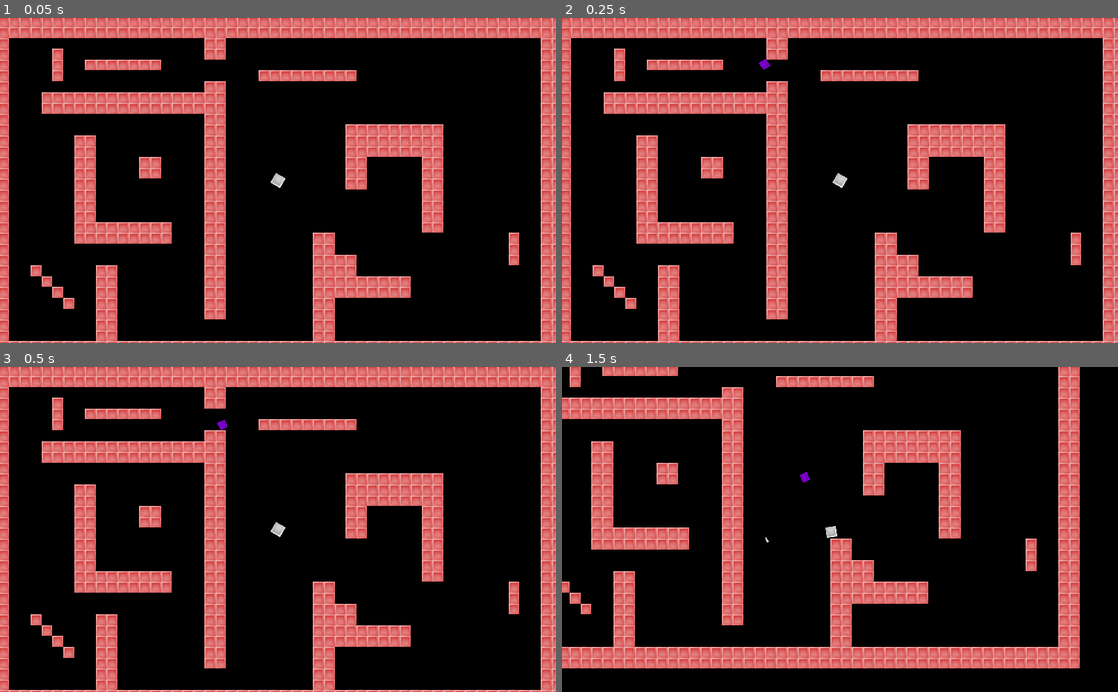
Above: before the commit, frames 1-4 (two rows, left to right).
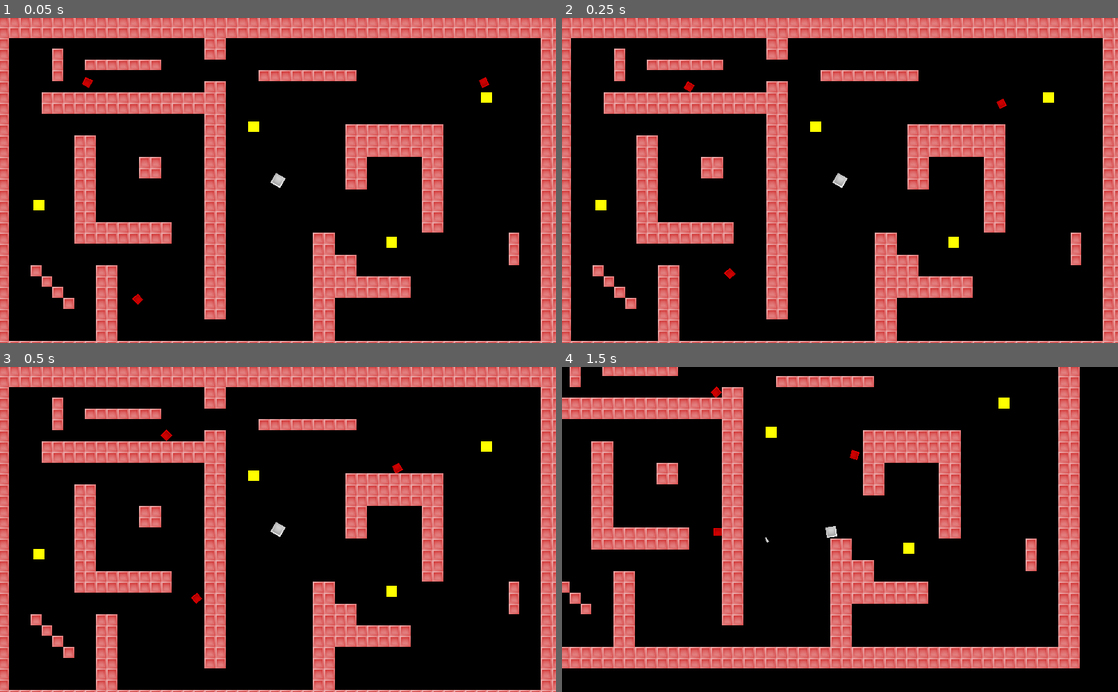
Above: after the commit, the same moments.

Repository: kawzar/pv3-actividad-2
Game: Godot game, scene res://main.tscn
Same seed, same stepped clock (60 frames per second), same inputs: the game is played once before the commit and once after it.
Inputs (mouse positions are in pixels of both pictures, inside the frame that each line leads up to):
- Up to frame 1 (0.05 s): no input
- Up to frame 2 (0.25 s): no input
- Up to frame 3 (0.5 s): no input
- Up to frame 4 (1.5 s): move the mouse to (962, 513) at 0.52 s; hold Right (move_right) 0.53-1.28 s; hold Down (move_bottom) 0.53-1.28 s; move the mouse to (728, 545) at 1.27 s; hold Left (move_left) from 1.28 s (still down); click (728, 545) at 1.35 s

The runs differ from the first frame. In frame 1, 0.4% of the frame differs, in the area x 6-89%, y 18-89%; in frame 2, 0.4%; in frame 3, 0.4%, in the area x 6-89%, y 16-73%; in frame 4, 0.3%.

Commit message:
Add obstacle

Diff:
--- a/bullet/Bullet.gd
+++ b/bullet/Bullet.gd
@@ -1,4 +1,6 @@
 extends RigidBody2D
 
 func _on_Bullet_body_entered(body):
-	queue_free()
+
+	if "TileSet" in body.name:
+		queue_free()
--- a/bullet/Bullet.tscn
+++ b/bullet/Bullet.tscn
@@ -6,6 +6,8 @@
 [sub_resource type="RectangleShape2D" id=1]
 
 [node name="Bullet" type="RigidBody2D"]
+continuous_cd = 1
+contact_monitor = true
 script = ExtResource( 2 )
 
 [node name="Sprite" type="Sprite" parent="."]
--- a/enemy/Enemy.tscn
+++ b/enemy/Enemy.tscn
@@ -1,6 +1,6 @@
 [gd_scene load_steps=5 format=2]
 
-[ext_resource path="res://enemy/enemy.png" type="Texture" id=1]
+[ext_resource path="res://player/player.png" type="Texture" id=1]
 [ext_resource path="res://enemy/Enemy.gd" type="Script" id=2]
 
 [sub_resource type="RectangleShape2D" id=1]
@@ -14,6 +14,8 @@
 script = ExtResource( 2 )
 
 [node name="Sprite" type="Sprite" parent="."]
+modulate = Color( 1, 0.0392157, 0.0392157, 1 )
+self_modulate = Color( 1, 0, 0, 1 )
 texture = ExtResource( 1 )
 
 [node name="CollisionShape2D" type="CollisionShape2D" parent="."]
--- a/enemy/enemy.gd
+++ b/enemy/enemy.gd
@@ -3,7 +3,7 @@
 export (int)var MOVEMENT_DISMINUTION = 50
 var motion = Vector2()
 
-func _physics_process(delta):
+func _physics_process(_delta):
 	var player = get_parent().get_node("player")
 	position += (player.position - position) / MOVEMENT_DISMINUTION
 	look_at(player.position)
--- /dev/null
+++ b/levels/Obstacle.tscn
@@ -0,0 +1,23 @@
+[gd_scene load_steps=4 format=2]
+
+[ext_resource path="res://bullet/projectile.png" type="Texture" id=1]
+
+[sub_resource type="RectangleShape2D" id=3]
+
+[sub_resource type="RectangleShape2D" id=4]
+
+[node name="Obstacle" type="RigidBody2D"]
+position = Vector2( 73, 163 )
+gravity_scale = 0.0
+
+[node name="Sprite" type="Sprite" parent="."]
+scale = Vector2( 8, 8 )
+texture = ExtResource( 1 )
+
+[node name="Area2D" type="Area2D" parent="."]
+
+[node name="CollisionShape2D" type="CollisionShape2D" parent="Area2D"]
+shape = SubResource( 3 )
+
+[node name="CollisionShape2D" type="CollisionShape2D" parent="."]
+shape = SubResource( 4 )
--- a/main.tscn
+++ b/main.tscn
@@ -1,10 +1,11 @@
-[gd_scene load_steps=8 format=2]
+[gd_scene load_steps=9 format=2]
 
 [ext_resource path="res://levels/tileset.tres" type="TileSet" id=1]
 [ext_resource path="res://player/player.tscn" type="PackedScene" id=2]
 [ext_resource path="res://enemy/Enemy.tscn" type="PackedScene" id=3]
 [ext_resource path="res://player/player.png" type="Texture" id=4]
 [ext_resource path="res://levels/TileMap.gd" type="Script" id=5]
+[ext_resource path="res://levels/Obstacle.tscn" type="PackedScene" id=6]
 
 [sub_resource type="RectangleShape2D" id=1]
 extents = Vector2( 8.5, 8.5 )
@@ -48,5 +49,23 @@
 smoothing_enabled = true
 
 [node name="Enemy" parent="." instance=ExtResource( 3 )]
+position = Vector2( -190, 89 )
+
+[node name="Enemy3" parent="." instance=ExtResource( 3 )]
+position = Vector2( -111, 429 )
+
+[node name="Enemy2" parent="." instance=ExtResource( 3 )]
+position = Vector2( 431, 89 )
+
+[node name="Obstacle" parent="." instance=ExtResource( 6 )]
+
+[node name="Obstacle2" parent="." instance=ExtResource( 6 )]
+position = Vector2( 276, 334 )
+
+[node name="Obstacle3" parent="." instance=ExtResource( 6 )]
+position = Vector2( 416, 120 )
+
+[node name="Obstacle4" parent="." instance=ExtResource( 6 )]
+position = Vector2( -244, 279 )
 
 [connection signal="body_entered" from="player/Area2D" to="player" method="_on_Area2D_body_entered"]
--- a/player/player.gd
+++ b/player/player.gd
@@ -17,6 +17,8 @@
 		motion += Vector2(1, 0)
 	if (Input.is_action_just_pressed("shoot")):
 		fire()
+	if (Input.is_action_just_pressed("ui_cancel")):
+		kill()
 
 	motion = motion.normalized()*MOTION_SPEED
 	motion = move_and_slide(motion)
@@ -35,4 +37,4 @@
 
 func _on_Area2D_body_entered(body):
 	if "Enemy" in body.name:
-		kill() # Replace with function body.
+		kill()
